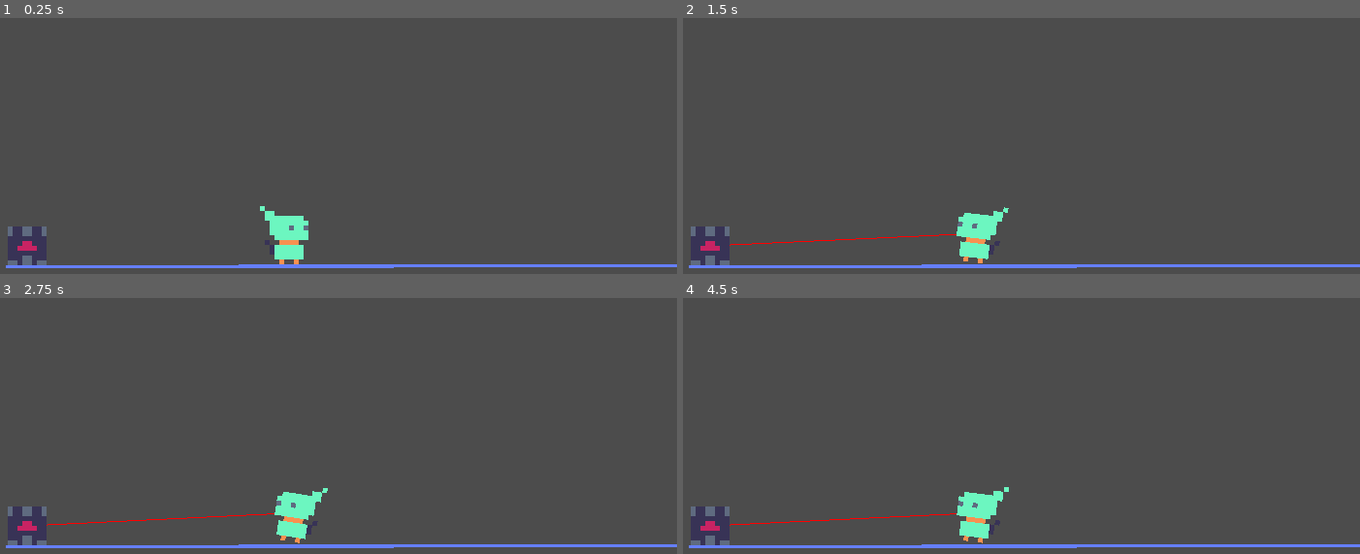
Above: before the commit, frames 1-4 (two rows, left to right).
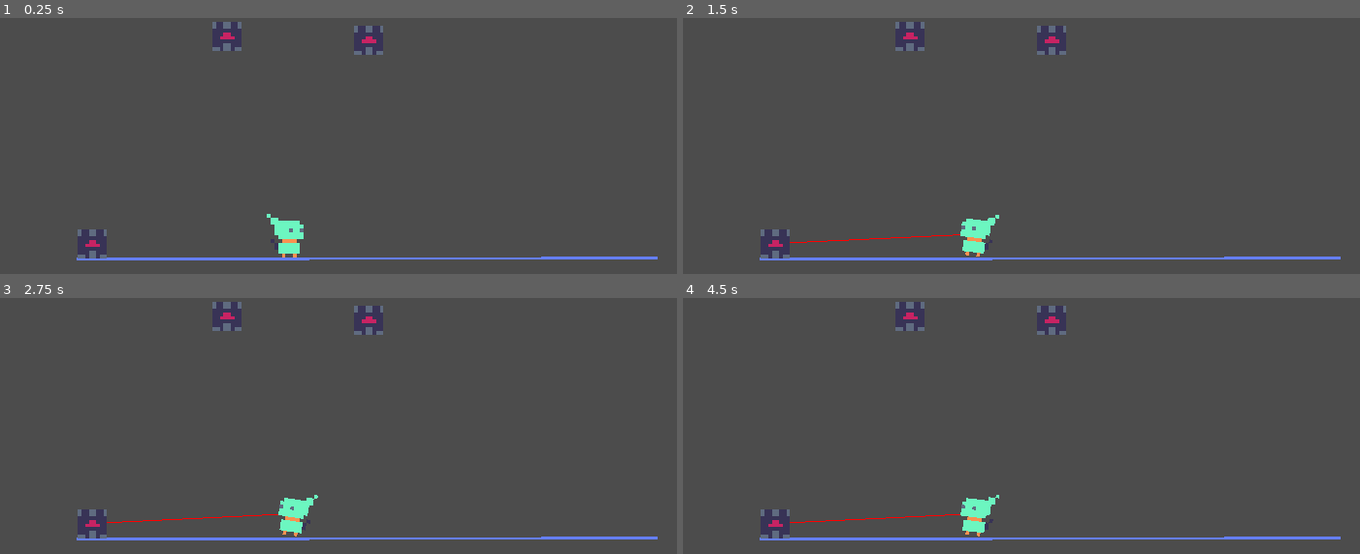
Above: after the commit, the same moments.

Repository: voithos/elfin
Game: Godot game, scene res://scenes/levels/level1.tscn
Two runs of this game, one before a commit and one after it. Both use one fixed random seed, a clock stepped at 60 frames per second and the inputs below.
Inputs (mouse positions are in pixels of both pictures, inside the frame that each line leads up to):
- Up to frame 1 (0.25 s): no input
- Up to frame 2 (1.5 s): tap Enter at 0.5 s; move the mouse to (1143, 215) at 0.52 s; press the mouse at (1143, 215) at 0.53 s; tap Space at 0.77, 1.25 s; move the mouse to (818, 258) at 1.27 s; release the mouse at (818, 258) at 1.28 s; right-click (818, 258) at 1.35 s
- Up to frame 3 (2.75 s): tap Space at 1.52 s; tap Enter at 2 s; move the mouse to (365, 420) at 2.02 s; press the mouse at (365, 420) at 2.03 s
- Up to frame 4 (4.5 s): tap Space at 2.75, 3.02, 3.77 s; move the mouse to (outside the picture) at 2.77 s; release the mouse at (outside the picture) at 2.78 s; right-click (outside the picture) at 2.85 s; tap Enter at 3.5 s; move the mouse to (outside the picture) at 3.52 s; press the mouse at (outside the picture) at 3.53 s; move the mouse to (737, 451) at 4.27 s; release the mouse at (737, 451) at 4.28 s; right-click (737, 451) at 4.35 s

The runs differ from the first frame. In frame 1, 4.9% of the frame differs, in the area x 0-100%, y 1-98%; in frame 2, 5.0%; in frame 3, 5.0%; in frame 4, 5.0%.

Commit message:
Increase window size.

Diff:
--- a/project.godot
+++ b/project.godot
@@ -20,8 +20,8 @@
 
 [display]
 
-window/size/width=480
-window/size/height=270
+window/size/width=640
+window/size/height=360
 window/size/test_width=960
 window/size/test_height=540
 window/stretch/mode="2d"
